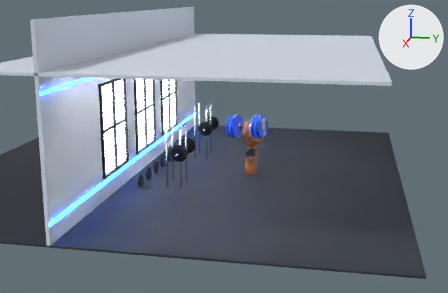
Renders of the Blender file GYM ARC/Assets/icon_render_25nov/_work_gymarc_icon.blend from each side of a commit.
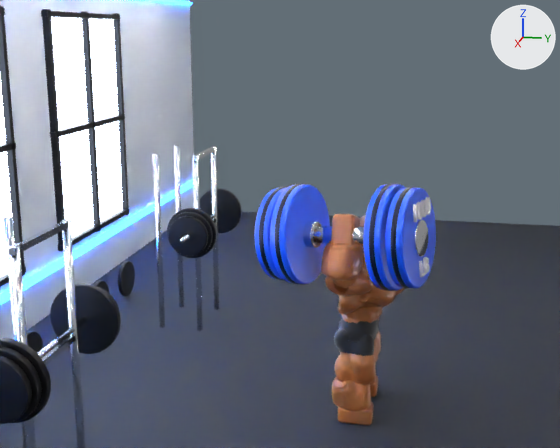
Each version appears first from a 50 mm lens placed at (83.1, 12.4, 24.3), pointed at (3.7, -3.5, 4.4), and next in a close-up from a 50 mm lens placed at (25.9, 2.0, 13.1), pointed at (2.7, -2.6, 7.4). The lights are fixed; the arrows at upper right show +X, +Y and +Z. The first two pictures are the older version. Text is drawn in Blender's own font.

In view in the first close-up: 'BackWall', 'DB_Plate-10', 'DB_Plate10', 'DB_Plate11', 'DB_Text10', 'DB_Text11', 'Floor', 'RackPlateR-10', 'RackPlateR12', 'RackR-1.40.9', 'WinMullV00', 'WinMullV04', 'WinMullV1-4', 'WinSky0' and 51 more.
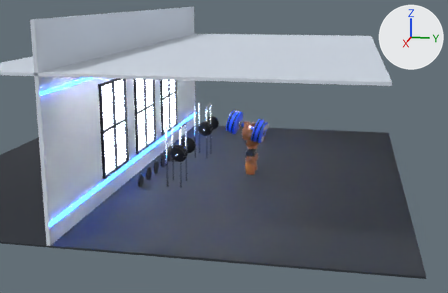
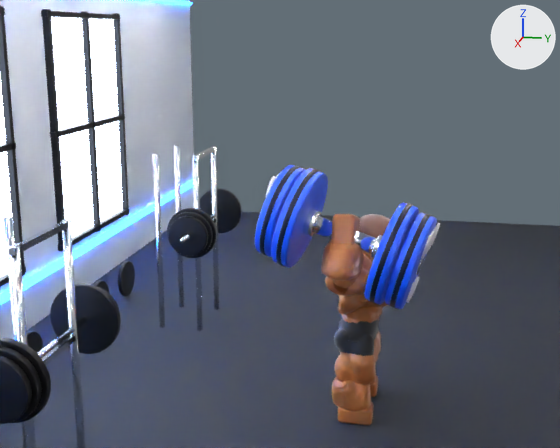
ob_db_root is not drawn itself; it is the parent of ob_db_handle, ob_db_collar_1, ob_db_plate_10, ob_db_rim_10, ob_db_plate_11, ob_db_rim_11, ob_db_hub_1, ob_db_collar1.

What differs and where, as boxes (x1, y1, x2, y2) in the close-ups (560 x 448 px):
'DB_Plate-10', turned: before (270, 184, 330, 284); after (271, 168, 328, 268)
'DB_Plate11', turned: before (385, 188, 436, 289); after (385, 213, 437, 309)
'DB_Plate10', turned: before (363, 184, 406, 291); after (364, 202, 419, 305)
'DB_Plate-11', turned: before (254, 188, 286, 280); after (255, 165, 305, 257)
'DB_Rim10', turned: before (369, 184, 393, 291); after (370, 204, 413, 303)
'DB_Rim11', turned: before (391, 187, 416, 289); after (390, 214, 431, 308)
'DB_Rim-10', turned: before (275, 184, 303, 285); after (276, 169, 321, 266)
'DB_Handle', turned: before (313, 226, 364, 245); after (313, 216, 377, 255)
'DB_Rim-11', turned: before (259, 187, 287, 280); after (259, 166, 301, 256)
'DB_Text10', turned, moved: before (413, 197, 431, 222); after (421, 223, 440, 259)
'DB_Hub1', turned: before (414, 220, 428, 257); after (415, 257, 425, 275)
'DB_Collar-1', turned: before (303, 221, 321, 248); after (303, 209, 322, 237)
'DB_Text11', turned, moved: before (419, 257, 430, 277); after (406, 276, 420, 303)
'DB_Collar1', turned (not visible before): after (370, 235, 383, 261)
'DB_Text-10', turned, moved (not visible before): after (266, 174, 279, 196)

What the commit changed:
Object 'DB_ROOT' (ob_db_root) turns from (85, 0, 162) to (-73, -180, -8.5) degrees about x, y and z.
Object 'DB_Text-10' (ob_db_text_10) moves from (0.0, 0.832, -2.52) to (0.0, 0.8, -2.52).
Object 'DB_Text10' (ob_db_text10) moves from (0.0, 0.832, 2.52) to (0.0, 0.8, 2.52).
Object 'DB_Text11' (ob_db_text11) moves from (0.0, -0.896, 2.52) to (0.0, -0.848, 2.52).
